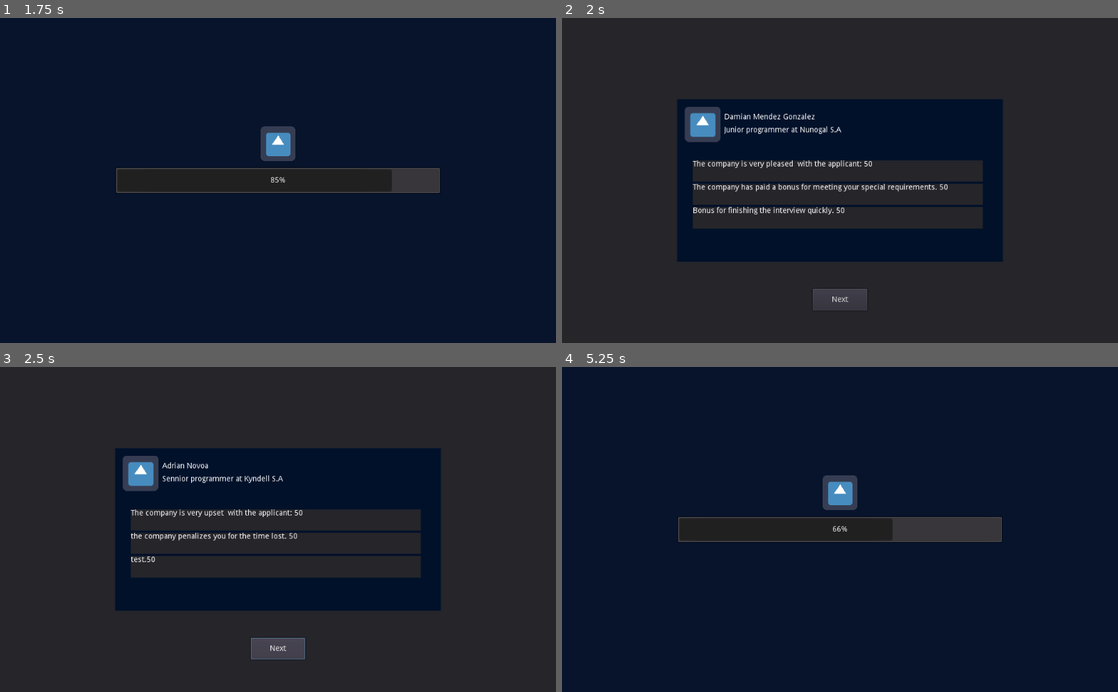
Above: before the commit, frames 1-4 (two rows, left to right).
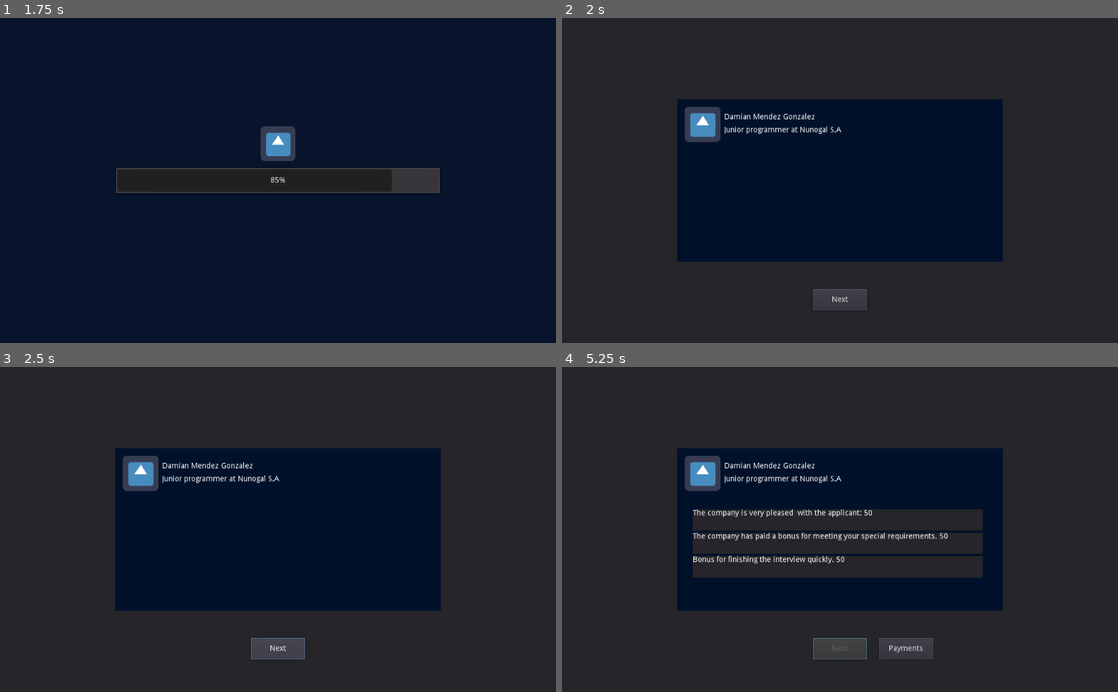
Above: after the commit, the same moments.

Repository: Clovisindo/CV-Please
Game: Godot game, scene res://scenes/main/main.tscn
The game is run twice, just before and just after one commit, with the same random seed, the same clock (stepped at 60 frames per second) and the same inputs. The engine's default icon, where the game draws it, is replaced by a stand-in: a white triangle on a blue panel in a dark square.
Inputs (mouse positions are in pixels of both pictures, inside the frame that each line leads up to):
- Up to frame 1 (1.75 s): click "Terminar Día" at 0.5 s; move the mouse to (400, 164) at 1.27 s; click (400, 164) at 1.42 s
- Up to frame 2 (2 s): no input
- Up to frame 3 (2.5 s): click "Next" at 2 s
- Up to frame 4 (5.25 s): click "Next" at 2.75 s; click "Payments" (after the commit: "Next") at 3.5 s; click "Next day" (after the commit: "Next") at 4.25 s; click "Payments" (after the commit: "Next") at 5 s

Frame 1 is identical in both runs. In frame 2, 10% of the frame differs, in the area x 23-76%, y 43-65%; in frame 3, 11%; in frame 4, 80%, in the area x 0-100%, y 0-100%.
Error after the commit: Invalid get index 'full_name' (on base: 'Nil'). (res://scenes/game/items/resume/resume_manager.gd:62)

Commit message:
Crear estructura validaciones
Siguiente paso entender donde cargar mejor esta info del puzzle en el objeto Applicant en la escena principal.
Una vez cargado generar metodo procesar condiciones de validacion.
Dentro de esto, se añade este resultado en el aplicant result, para cargarlo posteriormente en la escena de resumen.

Repasar bien de desmontar la logica de carga no dinamica en el boton de decision_made y montar lo dinamico y que necesitas para mandar a la pantalla de resumen.

Edit1: tienes ya los detail validation cargados y calculados en applicant, falta añadirlo a la clase ApplicantResult con solo el resultado, es el applicant.validation que se quedó cargando en el otro boton , quitar eso y meter lo calculado antes.

Diff:
--- a/data/puzzles/Adrian.tres
+++ b/data/puzzles/Adrian.tres
@@ -68,3 +68,4 @@
 skills_answers = [ SubResource( 5 ), SubResource( 6 ) ]
 timeline_jobs = [ SubResource( 7 ) ]
 min_salary = 22000
+detail_validations = [  ]
--- a/data/puzzles/Clovis.tres
+++ b/data/puzzles/Clovis.tres
@@ -1,10 +1,11 @@
-[gd_resource type="Resource" load_steps=14 format=2]
+[gd_resource type="Resource" load_steps=16 format=2]
 
 [ext_resource path="res://src/levels/puzzle.gd" type="Script" id=1]
 [ext_resource path="res://src/domain/resources/resource_validation_response.gd" type="Script" id=2]
 [ext_resource path="res://src/domain/resources/resource_dummy_responses.gd" type="Script" id=3]
 [ext_resource path="res://src/domain/resources/resource_question_answer.gd" type="Script" id=4]
 [ext_resource path="res://src/domain/resources/resource_timeline_job.gd" type="Script" id=5]
+[ext_resource path="res://src/domain/resources/resource_detail_payment.gd" type="Script" id=6]
 
 [sub_resource type="Resource" id=6]
 script = ExtResource( 4 )
@@ -12,6 +13,14 @@
 textUI_secondary = "Good resolution skills and proactive:"
 question = "question 1 player "
 answer = " answer 1 applicant"
+
+[sub_resource type="Resource" id=14]
+script = ExtResource( 6 )
+value_text_OK = "Null\"The company is very pleased  with the applicant: \""
+value_text_NOK = "\"The company is very upset  with the you, that applicant was perfect: \""
+value_OK = 50
+value_NOK = -50
+type_special_condition = 0
 
 [sub_resource type="Resource" id=7]
 script = ExtResource( 3 )
@@ -75,3 +84,4 @@
 skills_answers = [ SubResource( 10 ), SubResource( 11 ) ]
 timeline_jobs = [ SubResource( 12 ) ]
 min_salary = 18000
+detail_validations = [ SubResource( 14 ) ]
--- a/project.godot
+++ b/project.godot
@@ -108,6 +108,11 @@
 "class": "ResourceDummyResponse",
 "language": "GDScript",
 "path": "res://src/domain/resources/resource_dummy_responses.gd"
+}, {
+"base": "Resource",
+"class": "ResourcePaymentPanel",
+"language": "GDScript",
+"path": "res://src/domain/resources/resource_detail_payment.gd"
 }, {
 "base": "Resource",
 "class": "ResourceQuestAnsw",
@@ -240,6 +245,7 @@
 "Puzzle": "",
 "QuestionAnswer": "",
 "ResourceDummyResponse": "",
+"ResourcePaymentPanel": "",
 "ResourceQuestAnsw": "",
 "ResourceTimelineJob": "",
 "ResourceValidationResponse": "",
@@ -272,6 +278,7 @@
 
 [autoload]
 
+Global="*res://scenes/main/global.gd"
 PuzzleManager="*res://src/levels/puzzle_manager.gd"
 LoadManager="*res://scenes/main/load_manager.gd"
 
--- a/scenes/game/characters/applicant/applicant.gd
+++ b/scenes/game/characters/applicant/applicant.gd
@@ -9,6 +9,7 @@
 var cv: Curriculum
 var job_offer: JobOffer
 var evaluation: ApplicantResult
+var detail_validations:Array
 var applicant_name = "Default name"
 var is_valid_applicant = false
 
@@ -22,7 +23,7 @@
 	$Container/Name.bbcode_text = "[center]%s[/center]" % applicant_name
 
 
-func add_data(name: String, skills: Array, requisites: Array, valid: bool):
+func add_data(name: String, skills: Array, requisites: Array, valid: bool, validations:Array):
 	if name:
 		applicant_name = name
 		$Container/Name.bbcode_text = "[center]%s[/center]" % name
@@ -34,6 +35,8 @@
 		job_offer.add_requisites(requisites)
 	if valid:
 		is_valid_applicant = valid
+	if validations:
+		detail_validations = validations
 
 
 func get_cv():
--- a/scenes/game/items/resume/DetailPaymentPanel.gd
+++ b/scenes/game/items/resume/DetailPaymentPanel.gd
@@ -7,6 +7,7 @@
 var money_balance#TODO: logica para pintar de color verde o rojo si saldo positivo o negativo
 var selected:bool = false
 export(EnumUtils.TypePayments) var type_payment
+export(EnumUtils.typeSpecialCondition) var type_special_condition
 
 signal update_payments(value, selected)
 
--- a/scenes/game/items/resume/resume_manager.gd
+++ b/scenes/game/items/resume/resume_manager.gd
@@ -20,6 +20,11 @@
 
 
 func _load_applicants():#TODO carga dinamica
+	for applicant in Global.current_applicants_result:
+
+		applicant_result_list.append(applicant)
+
+
 	var details_app:Array
 	var detail1 = DetailApplicantResume.new()
 	detail1._set_value("The company is very pleased  with the applicant: ", 50, true)
--- a/scenes/main/game_manager.gd
+++ b/scenes/main/game_manager.gd
@@ -83,14 +83,16 @@
 	for puzzle in PuzzleManager.get_all_puzzle():
 		var new_applicant = applicant_scene.instance()
 		new_applicant.add_data(puzzle.applicant_name,
-			puzzle.skills_answers, puzzle.requisites_answers, puzzle.validate_solution)
+			puzzle.skills_answers, puzzle.requisites_answers, puzzle.validate_solution, puzzle.detail_validations)
 		applicant_list.append(new_applicant)
 		new_applicant.connect("interaction_started", self, "_on_interaction_started")
 		new_applicant.connect("interaction_ended", self, "_on_interaction_ended")
 
 
 func _on_working_day_ended():
+	var list_applicant_result = []
 	for applicant in applicant_list:
+		list_applicant_result.append(applicant.evaluation)
 		if applicant.get_status() is StateApplicantEvaluated:
 			if applicant.get_cv().get_status() is StateCVApproved:
 				print("Applicant %s is accepted, it was valid?: %s"
@@ -98,15 +100,25 @@
 			elif applicant.get_cv().get_status() is StateCVRejected:
 				print("Applicant %s is rejected, it was valid?: %s"
 					%  [applicant.applicant_name, applicant.is_valid_applicant])
+	Global.set_applicants_result_for_day(list_applicant_result)
 	LoadManager.load_scene(self,"res://scenes/game/items/resume/applicant_resume.tscn")
 
 
 func _process_applicant(applicant: Applicant, evaluation: ApplicantResult):
 	applicant.process_applicant(evaluation)
+	process_validations_applicant(applicant)
 	$MainScene/ApplicantContainer/VBoxContainer.remove_child(applicant)
 	current_applicant_index += 1
 	_load_next_applicant()
 
+
+func process_validations_applicant(applicant: Applicant):
+	for detail in applicant.detail_validations:
+		if detail.type_special_condition == EnumUtils.typeSpecialCondition.correct_applicant:
+			if applicant.is_valid_applicant == true && applicant.evaluation.current_status == ApplicantResult.Status.VALID:
+				detail._set_value(detail.value_text_OK,detail.value_OK)
+			else:
+				detail._set_value(detail.value_text_NOK,detail.value_NOK)
 
 func _load_next_applicant():
 	if applicant_list.size() - 1 >= current_applicant_index:
--- /dev/null
+++ b/scenes/main/global.gd
@@ -0,0 +1,7 @@
+extends Node
+
+#var current_applicants_result:ApplicantResult
+var current_applicants_result = []
+
+func set_applicants_result_for_day(app_list):
+	current_applicants_result = app_list
--- /dev/null
+++ b/src/domain/resources/resource_detail_payment.gd
@@ -0,0 +1,28 @@
+extends Resource
+class_name ResourcePaymentPanel
+
+
+export var value_text_OK:String
+export var value_text_NOK:String
+var value_text:String
+export var value_OK:int
+export var value_NOK:int
+var value:int
+export (EnumUtils.typeSpecialCondition) var type_special_condition
+
+func _init() -> void:
+	self.type_special_condition = type_special_condition
+	self.value_text = value_text
+	self.value = value
+
+func _set_data(_text_OK,_text_no_OK, _value_OK,_value_NOK,_typePayment,_type_special_condition) -> void:
+	value_text_OK = _text_OK
+	value_text_NOK = _text_no_OK
+	value_OK = _value_OK
+	value_NOK = _value_NOK
+	type_special_condition = _type_special_condition
+
+
+func _set_value(_text,_value):
+	value_text = _text
+	value = _value
--- a/src/enum.gd
+++ b/src/enum.gd
@@ -32,3 +32,12 @@
 	repairs,
 	penalty
 }
+
+
+enum typeSpecialCondition {
+	correct_applicant,
+	time_check,
+	applicant_no_experience,
+	no_woman,
+	no_old_people
+}
--- a/src/levels/puzzle.gd
+++ b/src/levels/puzzle.gd
@@ -24,6 +24,8 @@
 export (Array,Resource) var timeline_jobs
 export var min_salary = 18000
 
+export (Array,Resource) var detail_validations
+
 
 func instantiate(_applicant_name, _appl_image, _validate_solution, _description, _dummy_comments, _work_type, _difficulty, _level_day, _time_limit, _requisites_answers, _cross_questions, _salary_offer, _special_condition,
 _skills_answers, _timeline_jobs, _min_salary, _validation_response):
